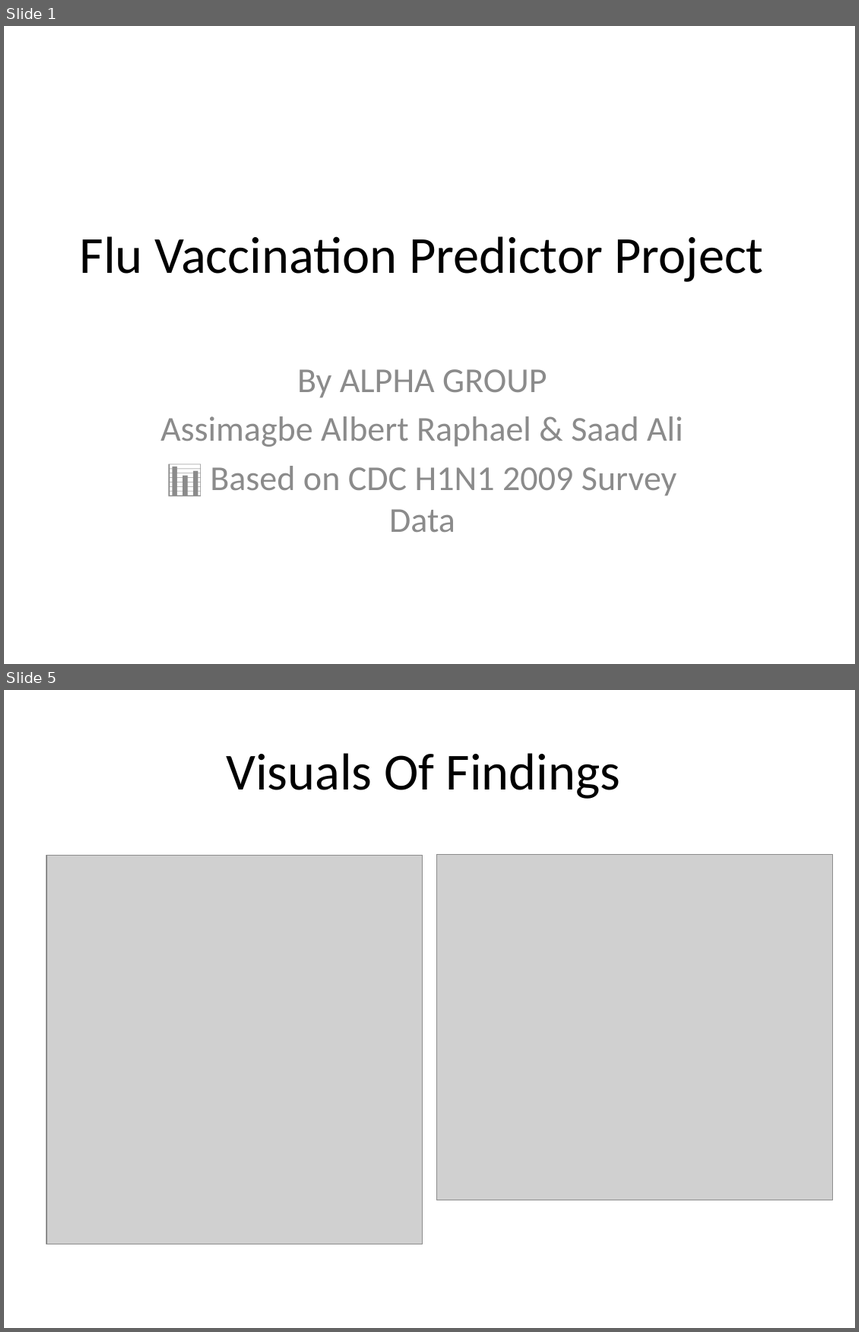
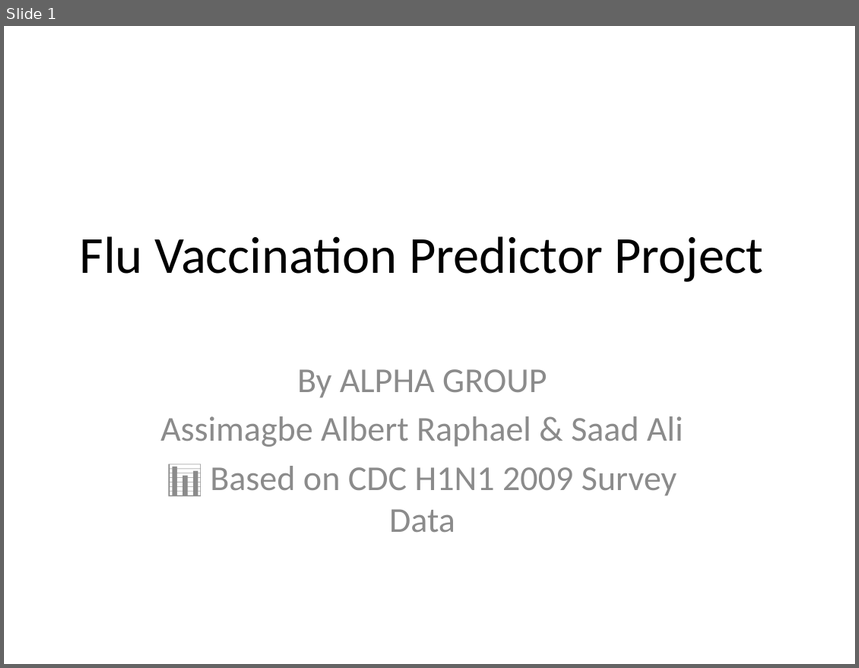
Before and after one commit to albert-raphael/alpha-group, a slide deck: documents/Flu_Vaccination_Predictor_Presentation.pptx. Shown one above the other, each under a label of ours: slides 1 and 5 before the commit, slide 1 after it; the slides between them are not shown. The pictures are 859x1332 and 859x668 pixels, drawn with LibreOffice and Linux fonts; fonts in the diff are those of the drawing; grey boxes stand for pictures. Boxes give left, top, right and bottom in pixels: in the first picture for what was removed or moved away, otherwise in the second. Text is boxed around its words. In the diff, an @@ line names an element or a change of style, - is before the commit and + after.

```diff
--- a/documents/Flu_Vaccination_Predictor_Presentation.pptx
+++ b/documents/Flu_Vaccination_Predictor_Presentation.pptx
@@ slide 5 removed at [4, 690, 855, 1328], background #FFFFFF @@
@@ title removed at [226, 753, 620, 799] @@
-Visuals Of Findings
@@ picture removed at [47, 855, 423, 1244] @@
@@ picture removed at [436, 854, 833, 1201] @@
```
Also in this commit, not shown: 4 slides changed, 6 slides added, 1 other slide removed, 1 other file.
